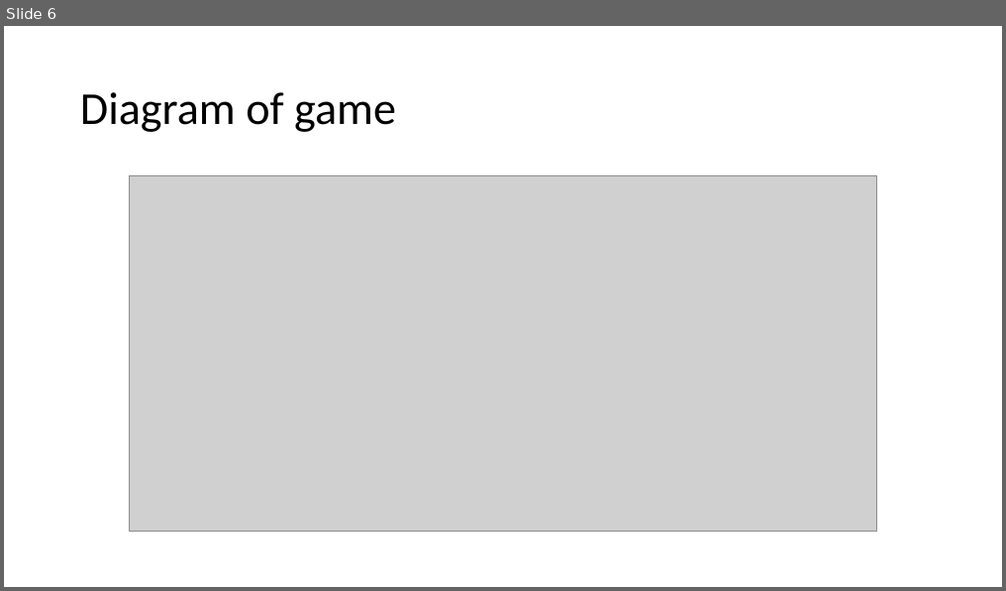
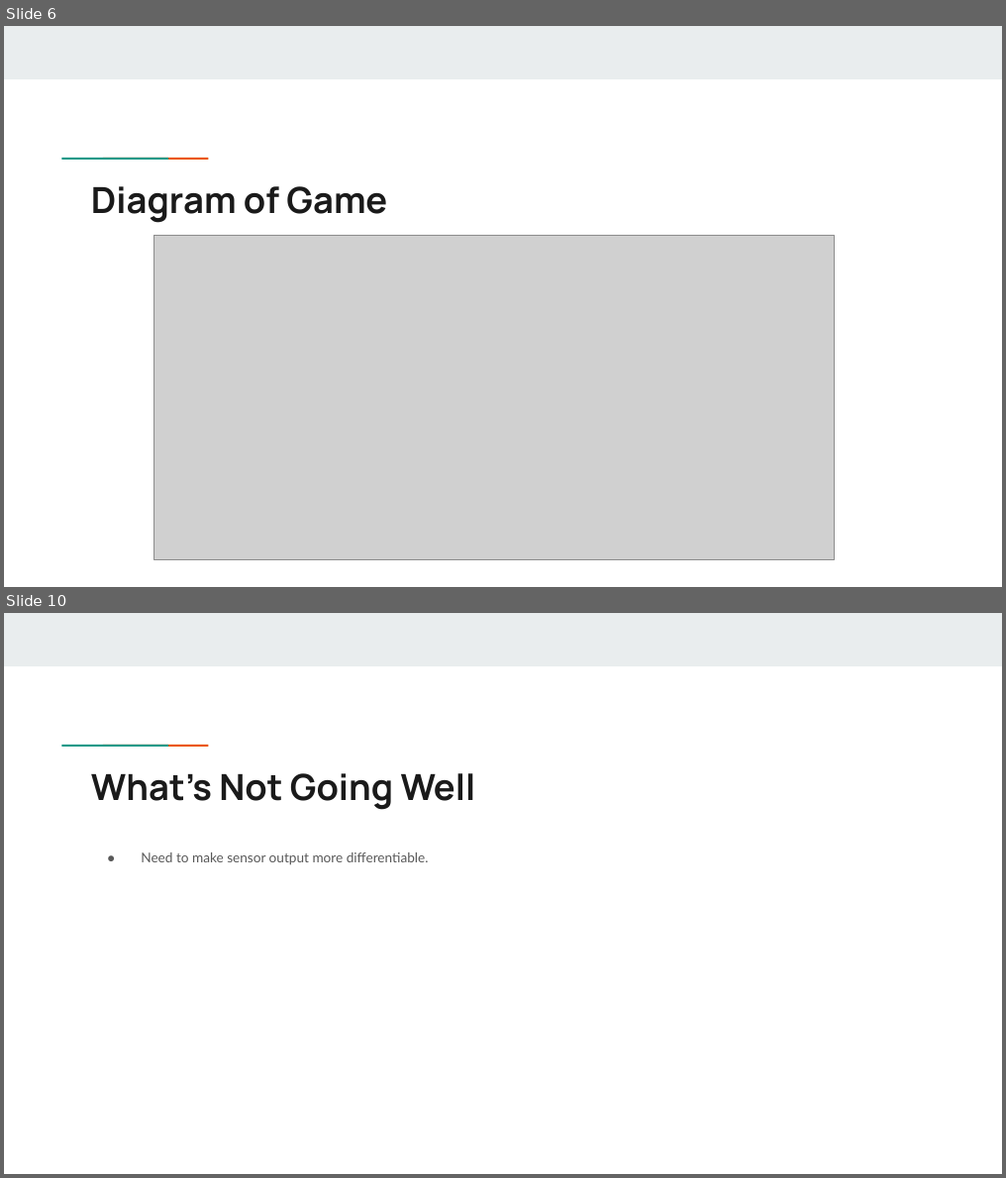
Before and after one commit to xu842251462/EC551_FinalProject, a slide deck: Presentations/EC551SecondProjectPresentation.pptx. Shown one above the other, each under a label of ours: slide 6 before the commit, slides 6 and 10 after it; the slides between them are not shown. The pictures are 1006x591 and 1006x1178 pixels, drawn with LibreOffice and Linux fonts; fonts in the diff are those of the drawing; grey boxes stand for pictures. Boxes give left, top, right and bottom in pixels: in the first picture for what was removed or moved away, otherwise in the second. Text is boxed around its words. In the diff, an @@ line names an element or a change of style, - is before the commit and + after.

Commit message:
Update EC551SecondProjectPresentation.pptx
Combined ADC and Game slides

```diff
--- a/Presentations/EC551SecondProjectPresentation.pptx
+++ b/Presentations/EC551SecondProjectPresentation.pptx
@@ slide 10 added at [4,613,1002,1174], background #FFFFFF; not listed: 3 template elements that a slide beside it also shows @@
@@ title added at [91,773,476,810], 34.7 pt, text #1A1A1A, bold @@
+What’s Not Going Well
@@ text added at [141,853,429,865], 13 pt, text #595959 @@
+● Need to make sensor output more differentiable.
@@ slide 6 changed as well @@
@@ rectangle added at [4,26,1002,79], fill #E9EDEE @@
@@ title "Diagram of Game" at [91,186,387,223]: vertical alignment middle to top @@
@@ rectangle added at [94,157,136,162], fill #1A9988 @@
@@ rectangle added at [136,156,176,161], fill #EB5600 @@
@@ title at [91,186,387,223]: text changed; size 44 to 34.7 pt; font Calibri to Manrope; text colour #000000 to #1A1A1A; bold on @@
-Diagram of game
+Diagram of Game
@@ picture: place and size @@
-picture at [130,175,877,532]
+picture at [154,236,835,560]
```
Also in this commit, not shown: 5 other slides changed, 5 other slides added, 1 slide removed.
